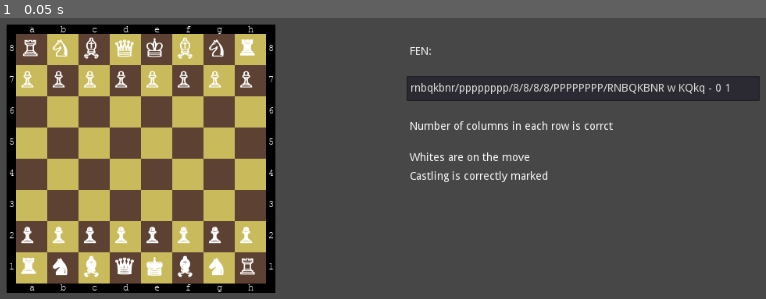
Above: before the commit, frame 1.
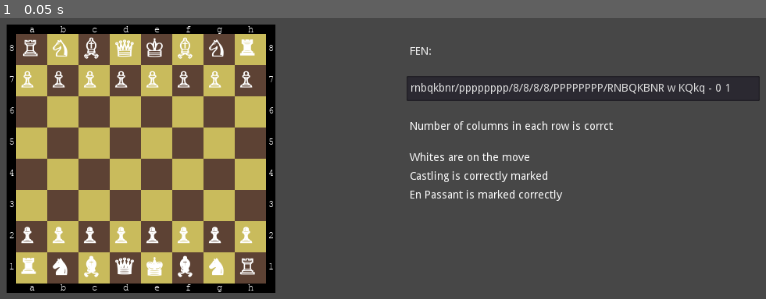
Above: after the commit, the same moment.

Repository: JakubMckowiak/check-fen
Game: Godot game, scene res://Main.tscn
Two runs of this game, one before a commit and one after it. Both use one fixed random seed, a clock stepped at 60 frames per second and the inputs below.
Inputs:
- Up to frame 1 (0.05 s): no input

The runs differ from the first frame. In frame 1, 0.3% of the frame differs, in the area x 53-74%, y 61-66%.

Commit message:
Added EnPassant validation

Diff:
--- a/Main.gd
+++ b/Main.gd
@@ -109,6 +109,12 @@
 	else:
 		$ValidateCastlingLabel.text = "Castling FEN part is incorrect"
 
+	# "En Passant"
+	if isEnPassant(fenArr[10],onMove):
+		$ValidateEnPassantLabel.text = "En Passant is marked correctly"
+	else:
+		$ValidateEnPassantLabel.text = "En Passant is marked incorrectly"
+
 
 func messCleaner():
 	board = cleanBoard
@@ -165,6 +171,77 @@
 				return false
 	return true
 
+func isEnPassant(n, m):
+	if n == "-":
+		return true
+	elif len(n)!=2:
+		return false
+
+	if "abcdefgh".count(n[0])==0:
+		return false
+
+	if m == "w":
+		if n[1]!="6":
+			return false
+		else:
+			match n[0]:
+				"a":
+					if board[3][0][1] == "p":
+						return true
+				"b":
+					if board[3][1][1] == "p":
+						return true
+				"c":
+					if board[3][2][1] == "p":
+						return true
+				"d":
+					if board[3][3][1] == "p":
+						return true
+				"e":
+					if board[3][4][1] == "p":
+						return true
+				"f":
+					if board[3][5][1] == "p":
+						return true
+				"g":
+					if board[3][6][1] == "p":
+						return true
+				"h":
+					if board[3][7][1] == "p":
+						return true
+	elif m == "b":
+		if n[1]!="3":
+			return false
+		else:
+			match n[0]:
+				"a":
+					if board[4][0][1] == "P":
+						return true
+				"b":
+					if board[4][1][1] == "P":
+						return true
+				"c":
+					if board[4][2][1] == "P":
+						return true
+				"d":
+					if board[4][3][1] == "P":
+						return true
+				"e":
+					if board[4][4][1] == "P":
+						return true
+				"f":
+					if board[4][5][1] == "P":
+						return true
+				"g":
+					if board[4][6][1] == "P":
+						return true
+				"h":
+					if board[4][7][1] == "P":
+						return true
+	return false
+
+
+
 func paintBoard():
 	$Background/a8/Label.text = board[0][0][1]
 	$Background/b8/Label.text = board[0][1][1]
--- a/Main.tscn
+++ b/Main.tscn
@@ -1681,4 +1681,13 @@
 __meta__ = {
 "_edit_use_anchors_": false
 }
+
+[node name="ValidateEnPassantLabel" type="Label" parent="."]
+margin_left = 568.0
+margin_top = 264.0
+margin_right = 608.0
+margin_bottom = 278.0
+__meta__ = {
+"_edit_use_anchors_": false
+}
 [connection signal="text_changed" from="FENLineEdit" to="." method="_on_FENLineEdit_text_changed"]
